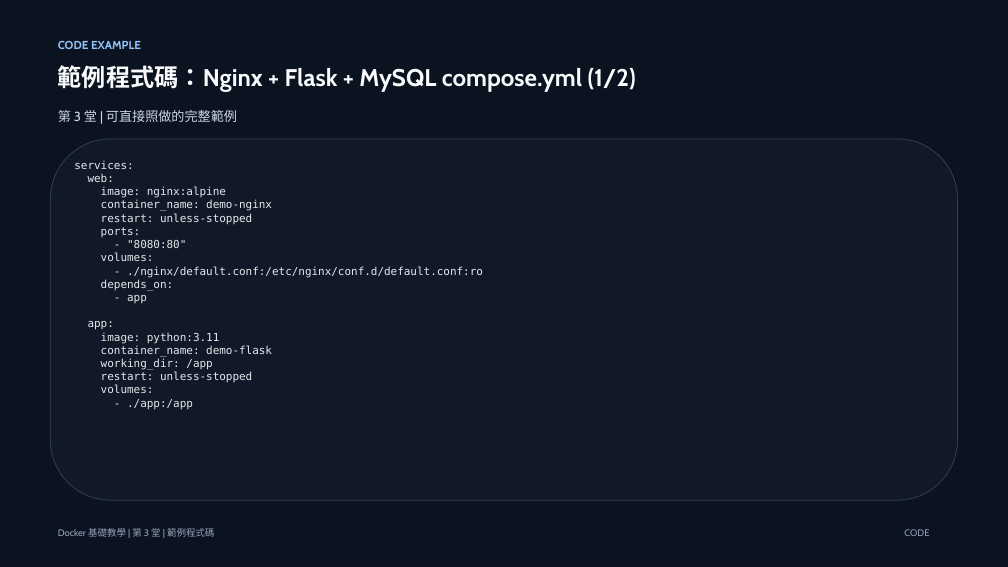
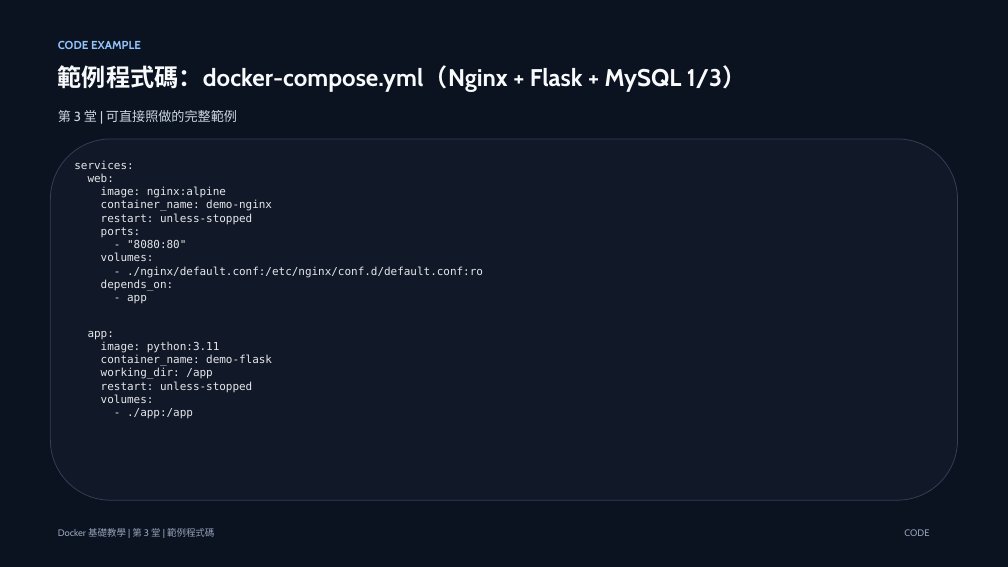
Before and after one commit to lalalalaluk/docker-practice, a slide deck: slide 38 of slides/docker-session3-mysql-compose.pptx (slide 31 before the commit). Drawn at 1008x567 pixels with LibreOffice and Linux fonts; fonts in the diff are those of the drawing. Boxes give left, top, right and bottom in pixels: in the first picture for what was removed or moved away, otherwise in the second. Text is boxed around its words. In the diff, an @@ line names an element or a change of style, - is before the commit and + after.

Commit message:
Update Docker course slides

```diff
--- a/slides/docker-session3-mysql-compose.pptx
+++ b/slides/docker-session3-mysql-compose.pptx
@@ text at bbox=[58, 65, 747, 92]: text changed @@
-範例程式碼：Nginx + Flask + MySQL compose.yml (1/2)
+範例程式碼：docker-compose.yml（Nginx + Flask + MySQL 1/3）
@@ text "services:" rewrapped from bbox=[74, 160, 483, 410] to bbox=[74, 160, 483, 419] @@
```
Also in this commit, not shown: 6 other slides changed, 23 slides added, 4 other files.
